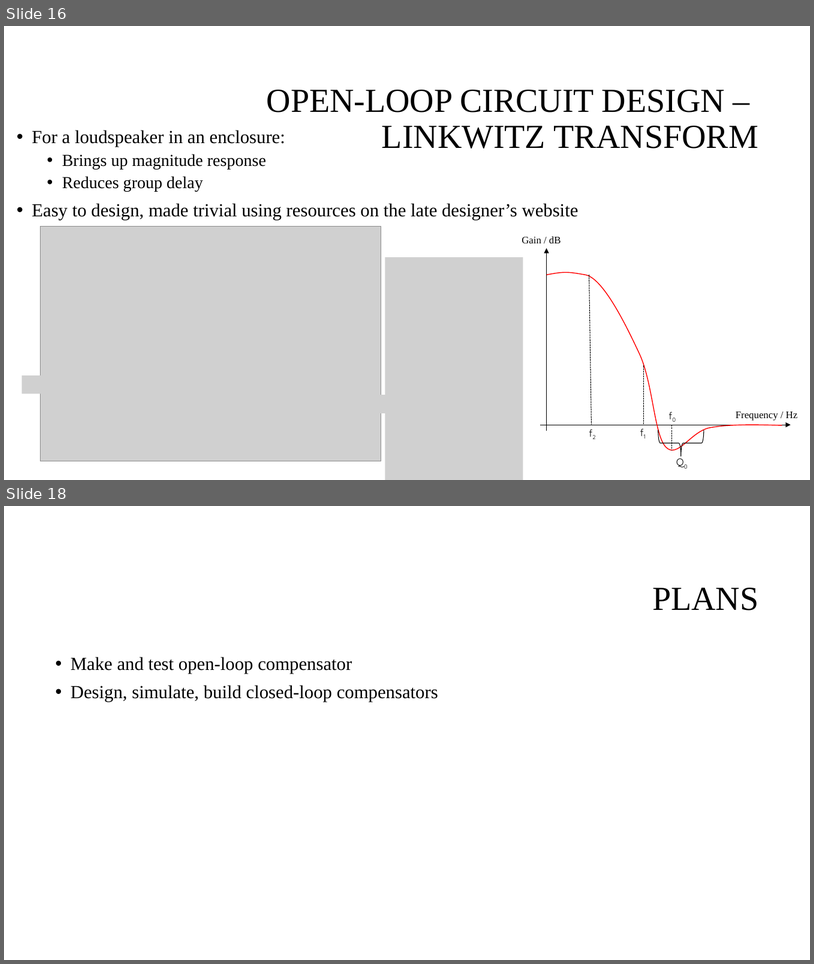
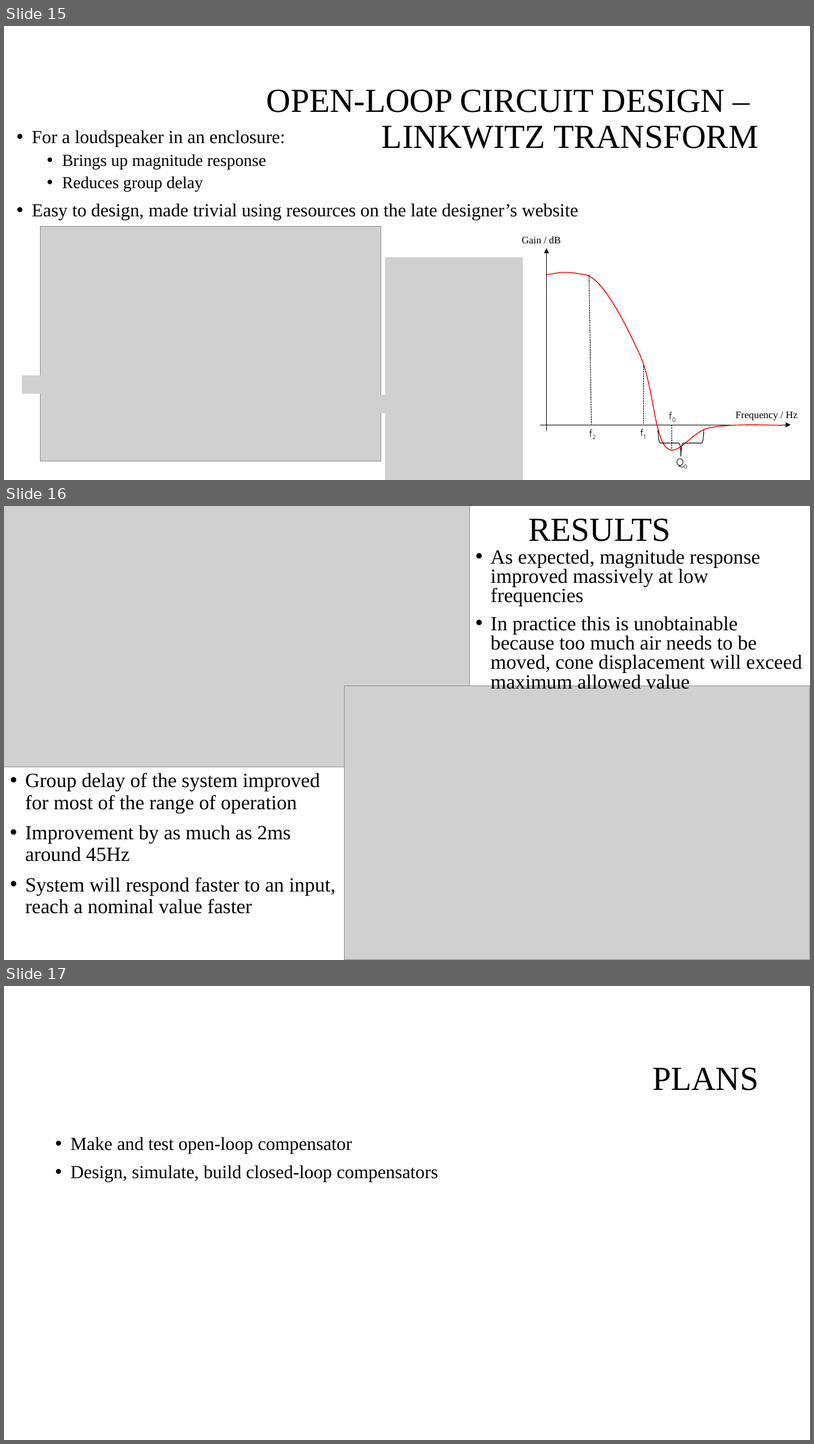
Before and after one commit to spez1998/3rd-year-project, a slide deck: Deliverables/2ndMarkerViva/viva_presentation.pptx. Shown one above the other, each under a label of ours: slides 16 and 18 before the commit, slides 15, 16 and 17 after it; the slides between them are not shown. The pictures are 814x964 and 814x1444 pixels, drawn with LibreOffice and Linux fonts; fonts in the diff are those of the drawing; grey boxes stand for pictures; background and template pictures are left out. Boxes give left, top, right and bottom in pixels: in the first picture for what was removed or moved away, otherwise in the second. Text is boxed around its words. In the diff, an @@ line names an element or a change of style, - is before the commit and + after.

```diff
--- a/Deliverables/2ndMarkerViva/viva_presentation.pptx
+++ b/Deliverables/2ndMarkerViva/viva_presentation.pptx
@@ slide 16 added at bbox=[4, 506, 810, 960], background #FFFFFF @@
@@ picture added at bbox=[4, 506, 470, 767] @@
@@ title added at bbox=[528, 519, 671, 541], 40 pt, text #000000 @@
+RESULTS
@@ text added at bbox=[491, 549, 803, 689], 24 pt, text #000000 @@
+• As expected, magnitude response improved massively at low frequencies
+• In practice this is unobtainable because too much air needs to be moved, cone displacement will exceed maximum allowed value
@@ picture added at bbox=[345, 685, 810, 960] @@
@@ text added at bbox=[25, 772, 335, 913], 24 pt, text #000000 @@
+• Group delay of the system improved for most of the range of operation
+• Improvement by as much as 2ms around 45Hz
+• System will respond faster to an input, reach a nominal value faster
@@ what was slide 16 is now slide 15 @@
@@ what was slide 18 is now slide 17 @@
```
Also in this commit, not shown: 4 slides changed, 2 slides removed.
